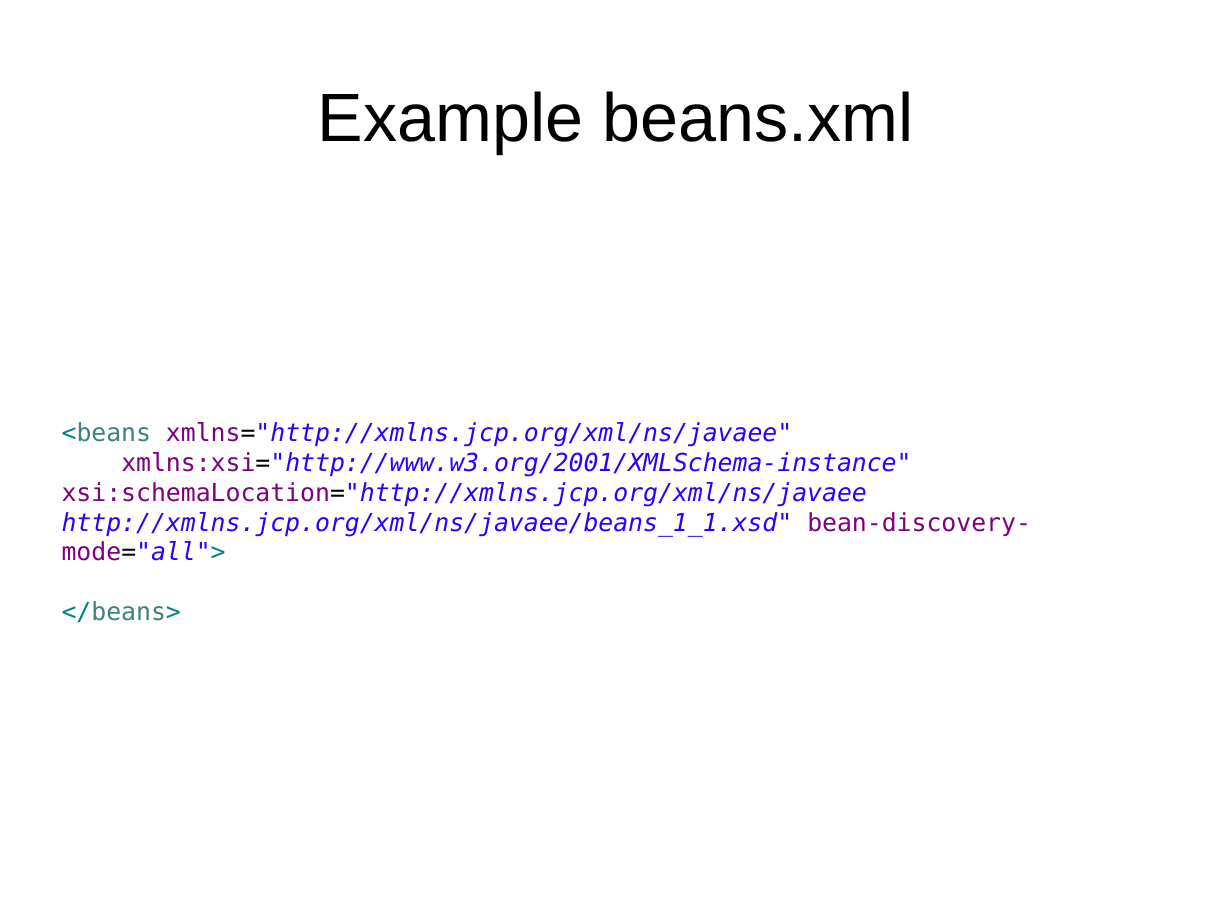
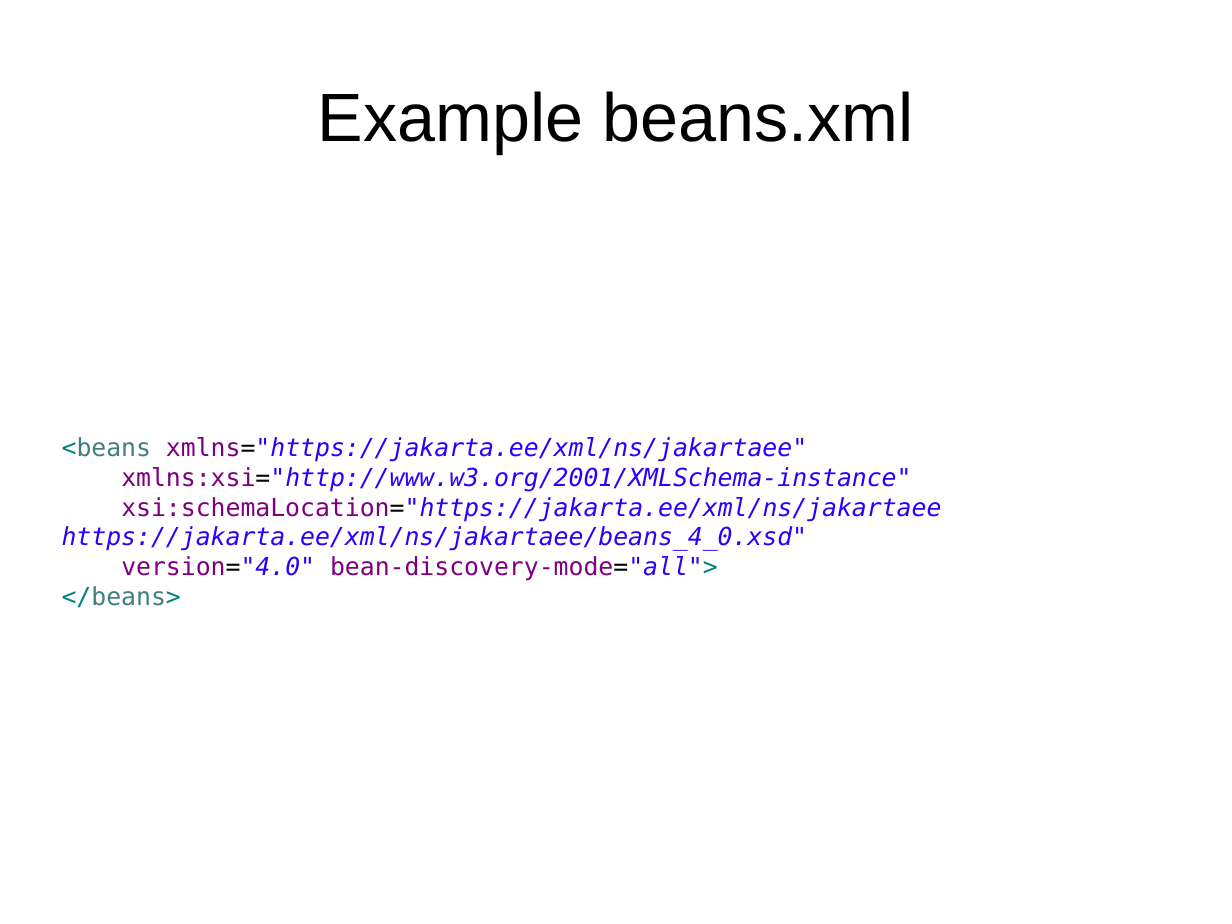
Before and after one commit to FrigoCoder/CDI, a slide deck: slide 8 of CDI.odp (slide 14 before the commit). Drawn at 1232x924 pixels with LibreOffice and Linux fonts; fonts in the diff are those of the drawing. Boxes give left, top, right and bottom in pixels: in the first picture for what was removed or moved away, otherwise in the second. Text is boxed around its words. In the diff, an @@ line names an element or a change of style, - is before the commit and + after.

```diff
--- a/CDI.odp
+++ b/CDI.odp
@@ text at [62, 437, 941, 581]: text changed @@
-<beans xmlns="http://xmlns.jcp.org/xml/ns/javaee"
-xmlns:xsi="http://www.w3.org/2001/XMLSchema-instance" xsi:schemaLocation="http://xmlns.jcp.org/xml/ns/javaee http://xmlns.jcp.org/xml/ns/javaee/beans_1_1.xsd" bean-discovery-mode="all">
+<beans xmlns="https://jakarta.ee/xml/ns/jakartaee"
+xmlns:xsi="http://www.w3.org/2001/XMLSchema-instance"
+xsi:schemaLocation="https://jakarta.ee/xml/ns/jakartaee https://jakarta.ee/xml/ns/jakartaee/beans_4_0.xsd"
+version="4.0" bean-discovery-mode="all">
```
Also in this commit, not shown: 4 other slides changed, 4 slides added, 2 slides removed, 1 other file.
